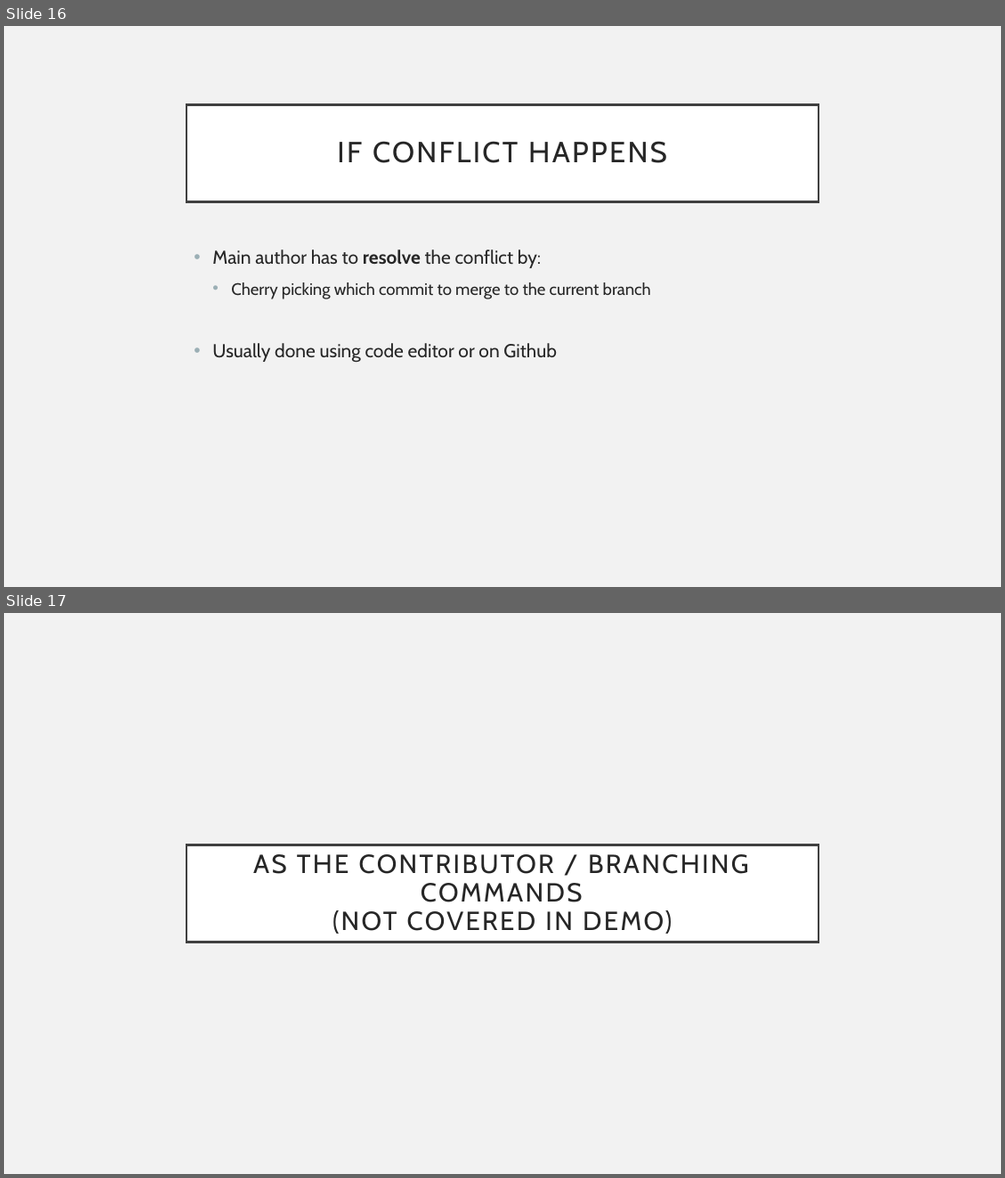
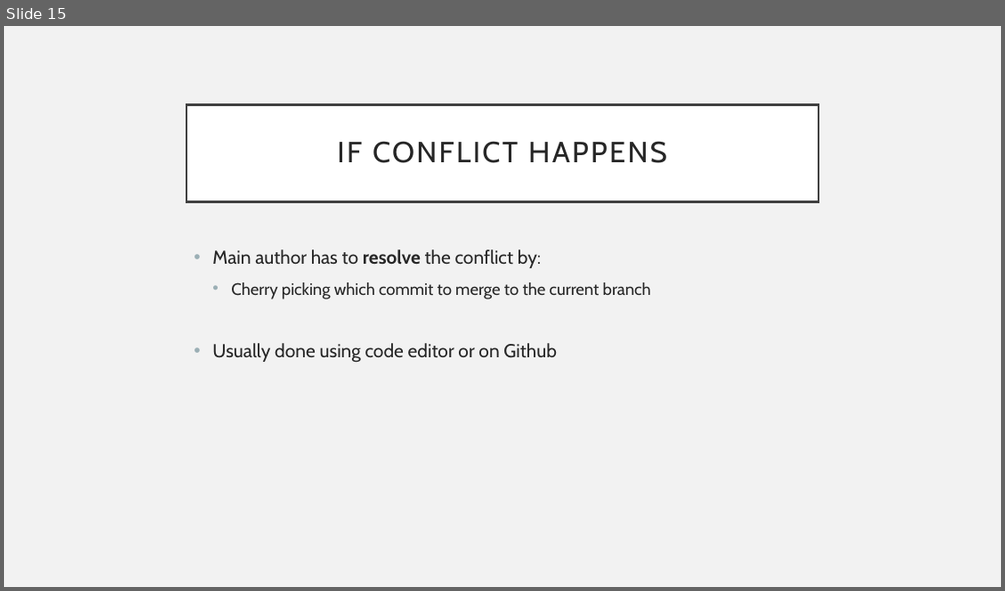
Before and after one commit to asyrul21/recode-demos, a slide deck: GitBasics/slides/gitbasics.pptx. Shown one above the other, each under a label of ours: slides 16 and 17 before the commit, slide 15 after it. The pictures are 1005x1178 and 1005x591 pixels, drawn with LibreOffice and Linux fonts; fonts in the diff are those of the drawing. Boxes give left, top, right and bottom in pixels: in the first picture for what was removed or moved away, otherwise in the second. Text is boxed around its words. In the diff, an @@ line names an element or a change of style, - is before the commit and + after.

```diff
--- a/GitBasics/slides/gitbasics.pptx
+++ b/GitBasics/slides/gitbasics.pptx
@@ slide 17 removed at box(4, 613, 1001, 1174), background #F2F2F2 @@
@@ title removed at box(186, 844, 818, 942) @@
-AS THE CONTRIBUTOR / BRANCHING COMMANDS
-(NOT COVERED IN DEMO)
@@ what was slide 16 is now slide 15 @@
```
Also in this commit, not shown: 2 slides changed, 1 slide added, 1 other slide removed, 3 other files.
